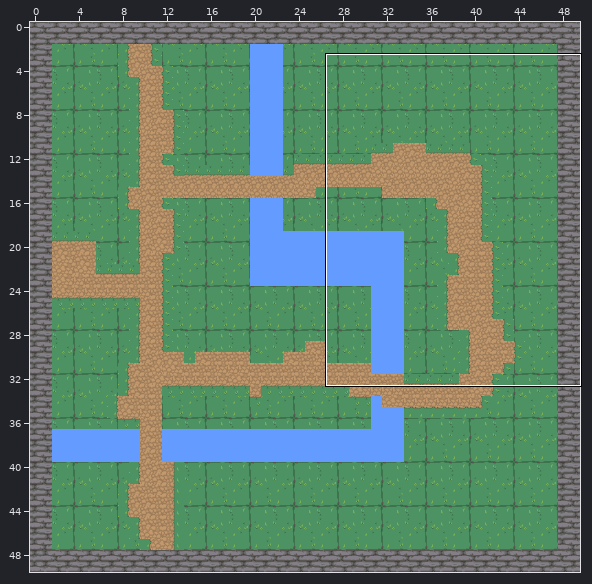
Level history. Tiled map: map.tmx. The picture above shows the old version from afar; the outline marks the close-up.
Close-up. Before the commit:
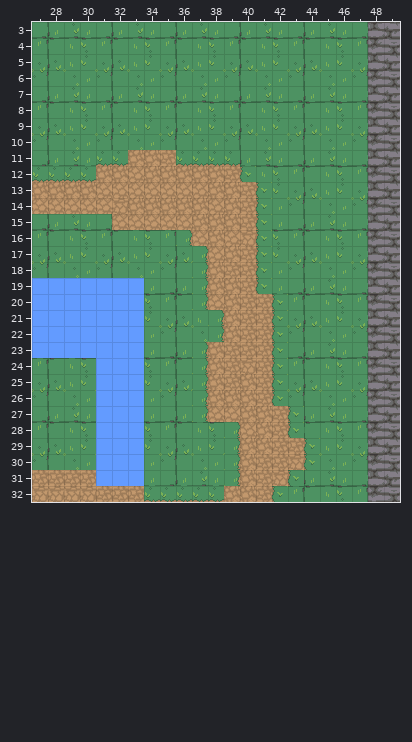
Cells are 16x16 px. Shown: x 27..49, y 3..32. The commit also changed other parts of the map, which this record leaves out.
After the commit:
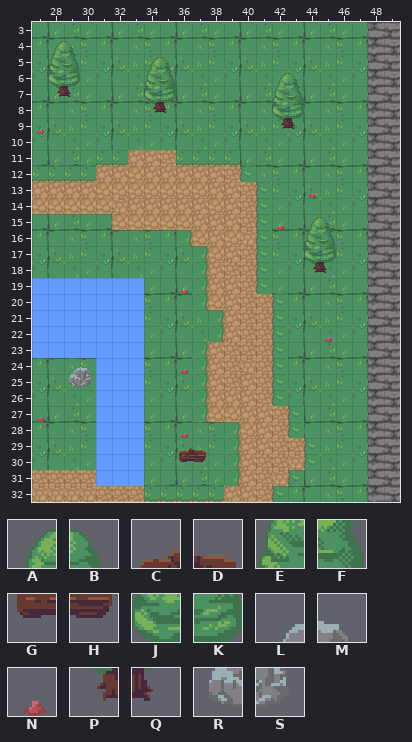
Key: from "nature": A 0, B 1, C 8, D 9, E 40, F 41, G 48, H 49, J 80, K 81, L 84, M 85, N 86, P 120, Q 121, R 124, S 125.
_ is an empty cell.
Tiles of an added or newly shown layer are drawn over the layers below it.
Author's note on the commit: add decoration and manage collision
Difference:
Layer "decorations" (added):
y 4: x 28..29 __ -> AB
y 5: x 28..29 __ -> EF; x 34..35 __ -> AB
y 6: x 28..29 __ -> JK; x 34..35 __ -> EF; x 42..43 __ -> AB
y 7: x 28..29 __ -> PQ; x 34..35 __ -> JK; x 42..43 __ -> EF
y 8: x 34..35 __ -> PQ; x 42..43 __ -> JK
y 9: x 27 _ -> N; x 42..43 __ -> PQ
y 13: x 44 _ -> N
y 15: x 42 _ -> N; x 44..45 __ -> AB
y 16: x 44..45 __ -> EF
y 17: x 44..45 __ -> JK
y 18: x 44..45 __ -> PQ
y 19: x 36 _ -> N
y 22: x 45 _ -> N
y 24: x 29..30 __ -> LM; x 36 _ -> N
y 25: x 29..30 __ -> RS
y 27: x 27 _ -> N
y 28: x 36 _ -> N
y 29: x 36..37 __ -> CD
y 30: x 36..37 __ -> GH
